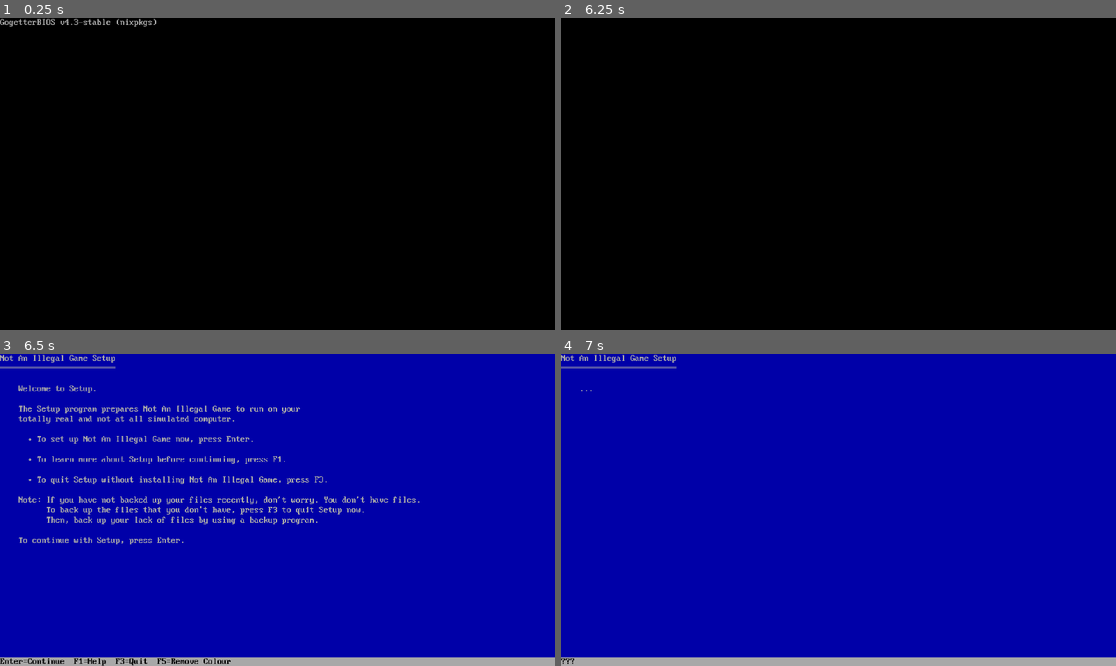
Above: before the commit, frames 1-4 (two rows, left to right).
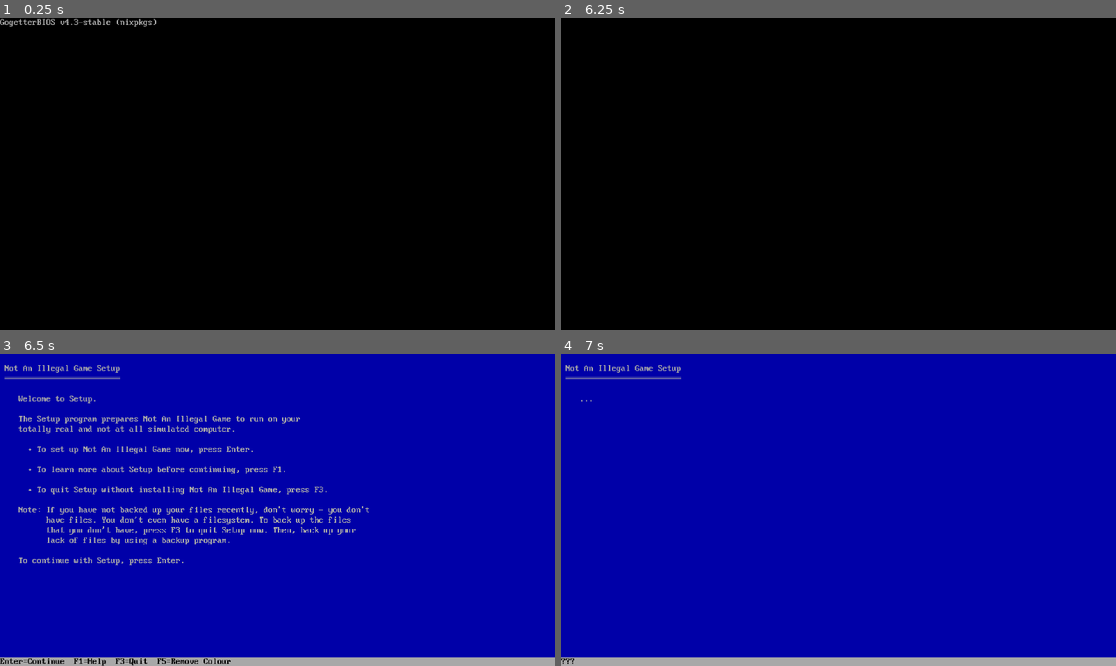
Above: after the commit, the same moments.

Repository: AeriaVelocity/not-an-illegal-game
Game: Godot game, scene res://Scenes/intro.tscn
Same seed, same stepped clock (60 frames per second), same inputs: the game is played once before the commit and once after it.
Inputs:
- Up to frame 1 (0.25 s): no input
- Up to frame 2 (6.25 s): tap Enter (ui_accept) at 0.5, 0.77, 1.25, 1.52, 2, 2.75, 3.02, 3.5, 3.77, 4.52, 5, 6.02 s
- Up to frame 3 (6.5 s): no input
- Up to frame 4 (7 s): tap Enter (ui_accept) at 6.77 s

Frames 1-2 are identical in both runs. In frame 3, 5.8% of the frame differs, in the area x 0-76%, y 0-68%; in frame 4, 0.5%.

Commit message:
Made the visual style of the preinstallation wizard look even more like Windows 9x

Diff:
--- /dev/null
+++ b/Resources/exit-prompt-outline.tres
@@ -0,0 +1,9 @@
+[gd_resource type="StyleBoxFlat" format=3 uid="uid://417p4qpiqo1f"]
+
+[resource]
+bg_color = Color(0.6, 0.6, 0.6, 0)
+border_width_left = 3
+border_width_top = 3
+border_width_right = 3
+border_width_bottom = 3
+border_color = Color(0, 0, 0, 1)
--- /dev/null
+++ b/Resources/exit-prompt-title-label.tres
@@ -0,0 +1,7 @@
+[gd_resource type="LabelSettings" load_steps=2 format=3 uid="uid://bhsc5ul65tafm"]
+
+[ext_resource type="FontFile" uid="uid://c5c2w3cb83hy5" path="res://Mx437_IBM_VGA_8x16.ttf" id="1_5s81u"]
+
+[resource]
+font = ExtResource("1_5s81u")
+font_size = 32
--- /dev/null
+++ b/Resources/exit-prompt-title-style.tres
@@ -0,0 +1,4 @@
+[gd_resource type="StyleBoxFlat" format=3 uid="uid://b3ltxto4iuhit"]
+
+[resource]
+bg_color = Color(0.658824, 0.658824, 0.658824, 1)
--- a/Scenes/preinstallation.tscn
+++ b/Scenes/preinstallation.tscn
@@ -2,27 +2,14 @@
 
 [ext_resource type="Script" path="res://Scripts/preinstallation_interaction.gd" id="1_0t6bx"]
 [ext_resource type="FontFile" uid="uid://c5c2w3cb83hy5" path="res://Mx437_IBM_VGA_8x16.ttf" id="2_e22ee"]
+[ext_resource type="StyleBox" uid="uid://417p4qpiqo1f" path="res://Resources/exit-prompt-outline.tres" id="3_g30y1"]
+[ext_resource type="StyleBox" uid="uid://b3ltxto4iuhit" path="res://Resources/exit-prompt-title-style.tres" id="3_rlku3"]
+[ext_resource type="LabelSettings" uid="uid://bhsc5ul65tafm" path="res://Resources/exit-prompt-title-label.tres" id="5_kb7wm"]
 
 [sub_resource type="LabelSettings" id="LabelSettings_gg2ix"]
 font = ExtResource("2_e22ee")
 font_size = 32
 font_color = Color(0.658824, 0.658824, 0.658824, 1)
-
-[sub_resource type="StyleBoxFlat" id="StyleBoxFlat_7rrqj"]
-bg_color = Color(0.6, 0.6, 0.6, 0)
-border_width_left = 3
-border_width_top = 3
-border_width_right = 3
-border_width_bottom = 3
-border_color = Color(0, 0, 0, 1)
-
-[sub_resource type="StyleBoxFlat" id="StyleBoxFlat_46cxa"]
-bg_color = Color(0.658824, 0.658824, 0.658824, 1)
-
-[sub_resource type="LabelSettings" id="LabelSettings_56kpa"]
-font = ExtResource("2_e22ee")
-font_size = 32
-font_color = Color(0, 0, 0, 1)
 
 [sub_resource type="Animation" id="Animation_6lioa"]
 length = 0.001
@@ -141,8 +128,9 @@
 anchor_bottom = 1.0
 grow_horizontal = 2
 grow_vertical = 2
-text = "Setup Help
-══════════
+text = "
+ Setup Help
+ ══════════
 
     Using Setup
 
@@ -188,8 +176,9 @@
 anchor_bottom = 1.0
 grow_horizontal = 2
 grow_vertical = 2
-text = "Not An Illegal Game Setup
-═════════════════════════
+text = "
+ Not An Illegal Game Setup
+ ═════════════════════════
 
     Welcome to Setup.
 
@@ -202,9 +191,10 @@
 
       • To quit Setup without installing Not An Illegal Game, press F3.
 
-    Note: If you have not backed up your files recently, don't worry. You don't have files.
-          To back up the files that you don't have, press F3 to quit Setup now.
-          Then, back up your lack of files by using a backup program.
+    Note: If you have not backed up your files recently, don't worry - you don't
+          have files. You don't even have a filesystem. To back up the files
+          that you don't have, press F3 to quit Setup now. Then, back up your
+          lack of files by using a backup program.
 
     To continue with Setup, press Enter."
 label_settings = SubResource("LabelSettings_gg2ix")
@@ -226,8 +216,9 @@
 anchor_bottom = 1.0
 grow_horizontal = 2
 grow_vertical = 2
-text = "Not An Illegal Game Setup
-═════════════════════════
+text = "
+ Not An Illegal Game Setup
+ ═════════════════════════
 
     ..."
 label_settings = SubResource("LabelSettings_gg2ix")
@@ -260,7 +251,7 @@
 offset_bottom = -17.0
 grow_horizontal = 2
 grow_vertical = 2
-theme_override_styles/panel = SubResource("StyleBoxFlat_7rrqj")
+theme_override_styles/panel = ExtResource("3_g30y1")
 
 [node name="Title" type="Label" parent="Background/ExitPrompt"]
 layout_mode = 1
@@ -271,9 +262,9 @@
 offset_right = 127.0
 offset_bottom = 32.0
 grow_horizontal = 2
-theme_override_styles/normal = SubResource("StyleBoxFlat_46cxa")
+theme_override_styles/normal = ExtResource("3_rlku3")
 text = "Exiting Setup"
-label_settings = SubResource("LabelSettings_56kpa")
+label_settings = ExtResource("5_kb7wm")
 horizontal_alignment = 1
 autowrap_mode = 2
 
@@ -295,7 +286,7 @@
 
   • To return to the previous screen, press Escape.
 "
-label_settings = SubResource("LabelSettings_56kpa")
+label_settings = ExtResource("5_kb7wm")
 autowrap_mode = 2
 
 [node name="AnimationPlayer" type="AnimationPlayer" parent="Background"]
--- a/Scripts/preinstallation_interaction.gd
+++ b/Scripts/preinstallation_interaction.gd
@@ -74,6 +74,11 @@
 func set_colours():
     var main = "#0000a8"
     var gray = "#a8a8a8"
+
+    var exit_prompt_title_label = load("res://Resources/exit-prompt-title-label.tres")
+    var exit_prompt_title_style = load("res://Resources/exit-prompt-title-style.tres")
+    var exit_prompt_outline_style = load("res://Resources/exit-prompt-outline.tres")
+
     if colour_removed:
         main = Color.BLACK
 
@@ -82,11 +87,19 @@
         $Keys.color = main
         current_node.get_node("Label").modulate = Color.BLACK
         $Keys/Label.modulate = Color.WHITE
+        $ExitPrompt.color = Color.BLACK
+        exit_prompt_title_style.bg_color = Color.BLACK
+        exit_prompt_outline_style.border_color = gray
+        exit_prompt_title_label.font_color = gray
     else:
         color = main
         $Keys.color = gray
         current_node.get_node("Label").modulate = Color.WHITE
         $Keys/Label.modulate = Color.BLACK
+        $ExitPrompt.color = gray
+        exit_prompt_title_style.bg_color = gray
+        exit_prompt_outline_style.border_color = Color.BLACK
+        exit_prompt_title_label.font_color = Color.BLACK
 
 func _process(_delta):
     if not is_ready:
